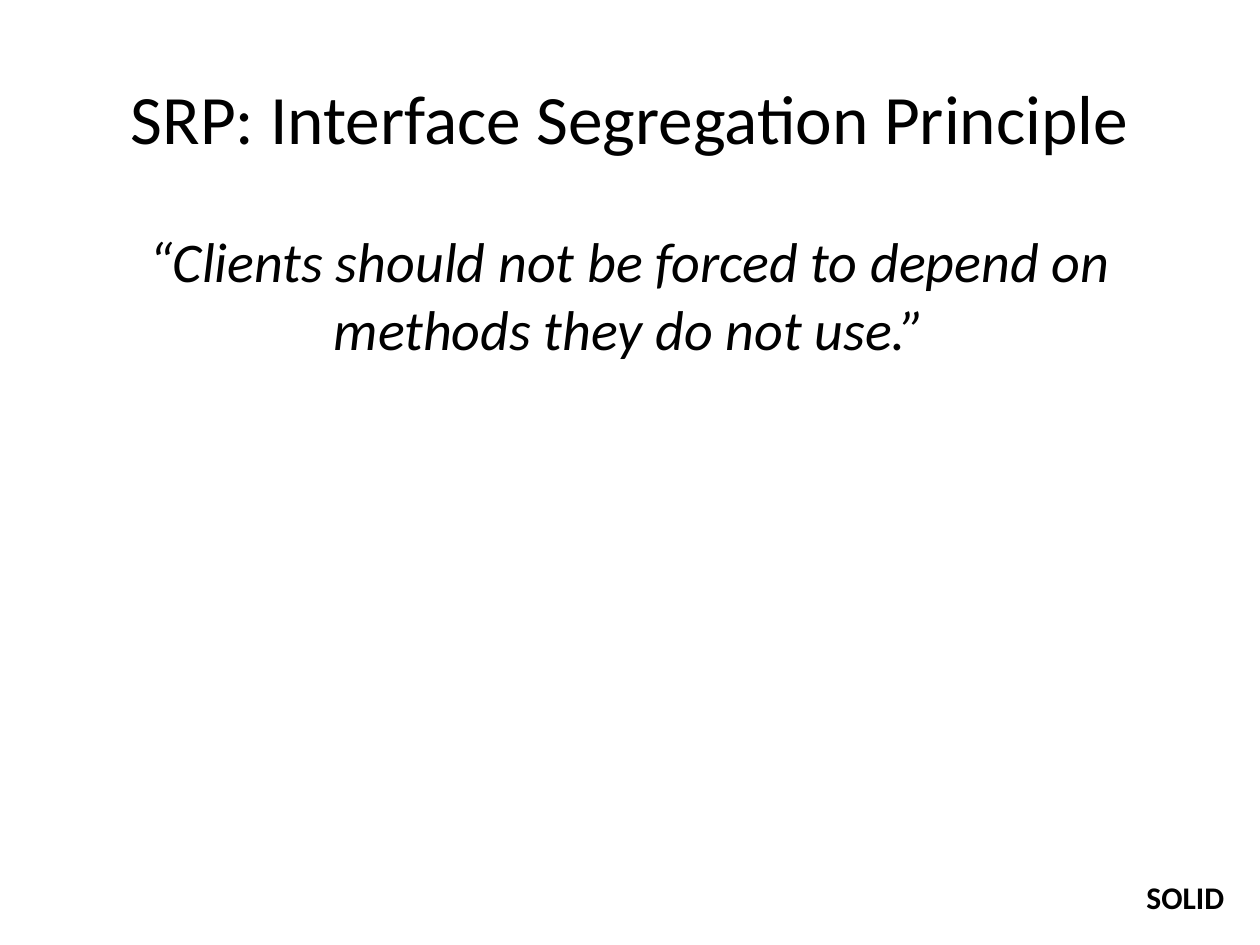
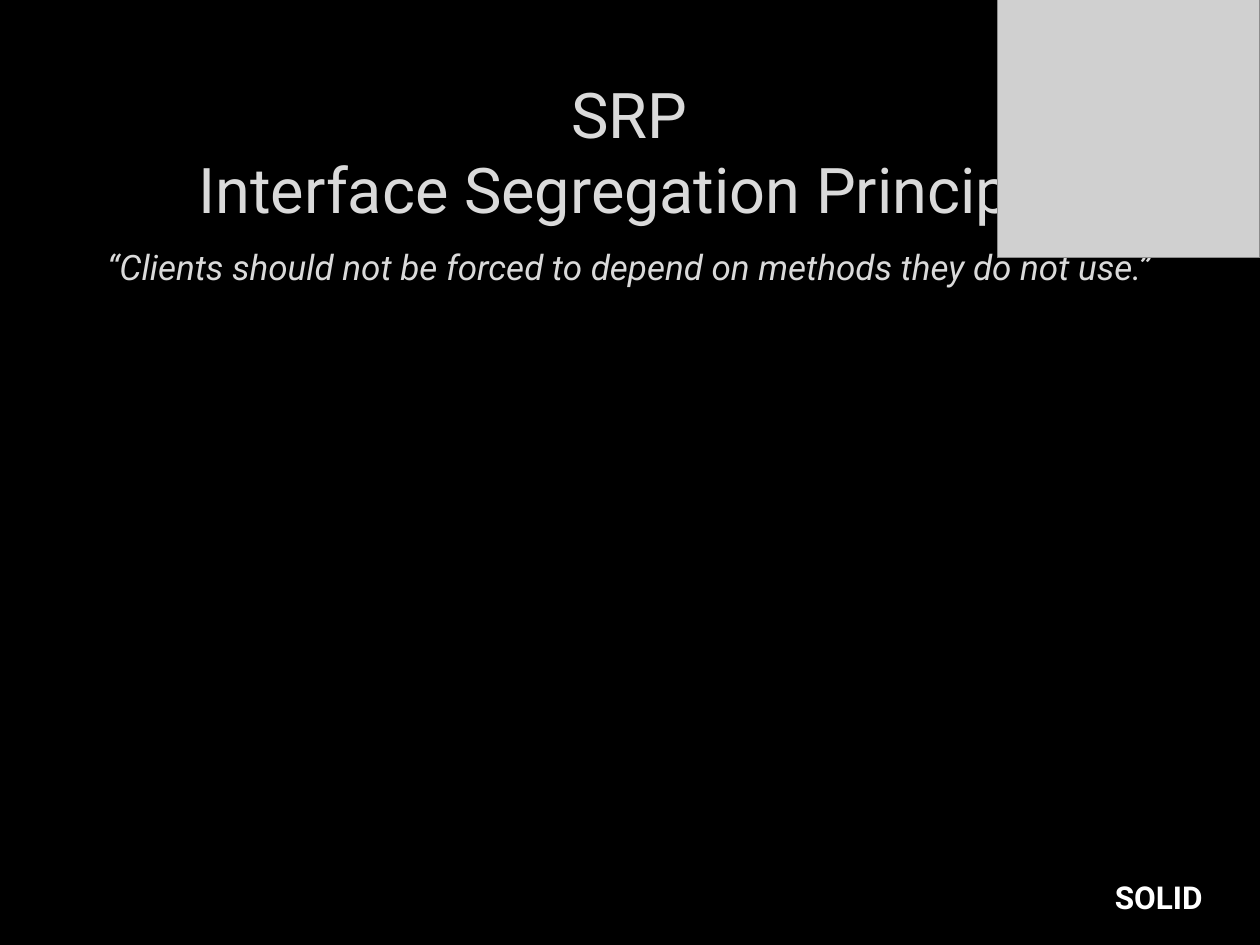
Before and after one commit to itenium-be/Talk-DesignPatterns, a slide deck: slide 42 of patterns.pptx. Drawn at 1260x945 pixels with LibreOffice and Linux fonts; fonts in the diff are those of the drawing; grey boxes stand for pictures; background and template pictures are left out. Boxes give left, top, right and bottom in pixels: in the first picture for what was removed or moved away, otherwise in the second. Text is boxed around its words. In the diff, an @@ line names an element or a change of style, - is before the commit and + after.

Commit message:
ppt: new itenium layout

```diff
--- a/patterns.pptx
+++ b/patterns.pptx
@@ background #FFFFFF to picture (left out) @@
@@ picture added at (998,0,1260,257) @@
@@ title at (199,92,1059,229): text changed; size 39.6 to 36 pt; font Calibri to Roboto; text colour #000000 to #DADADA @@
-SRP: Interface Segregation Principle
+SRP
+Interface Segregation Principle
@@ text "“Clients should not be forced ...": place and size @@
-text "“Clients should not be forced ..." at (149,242,1110,359)
+text "“Clients should not be forced ..." at (107,247,1151,288)
@@ text "“Clients should not be forced ..." at (107,247,1151,288): size 32 to 20 pt, font Calibri to Roboto, text colour #000000 to #DADADA, letter outline none to #404040 0.75 pt; more space between paragraphs @@
@@ text "SOLID": place and size @@
-text "SOLID" at (1146,888,1224,910)
+text "SOLID" at (1115,886,1203,910)
@@ text "SOLID" at (1115,886,1203,910): font Calibri to Roboto, text colour #000000 to #FFFFFF @@
```
Also in this commit, not shown: 41 other slides changed.
